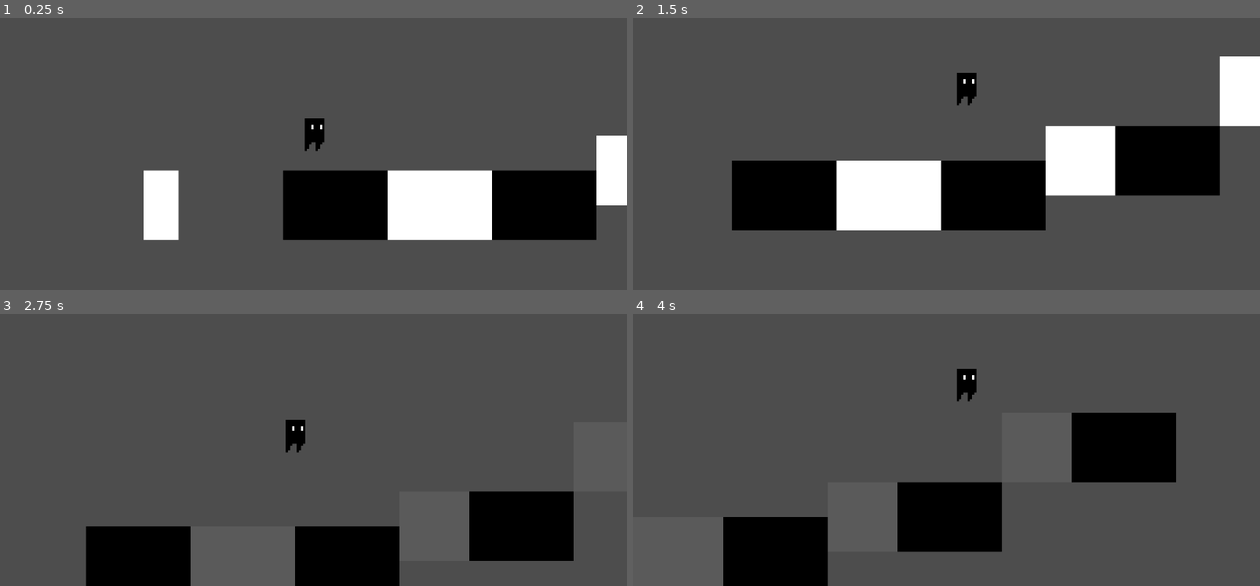
Above: before the commit, frames 1-4 (two rows, left to right).
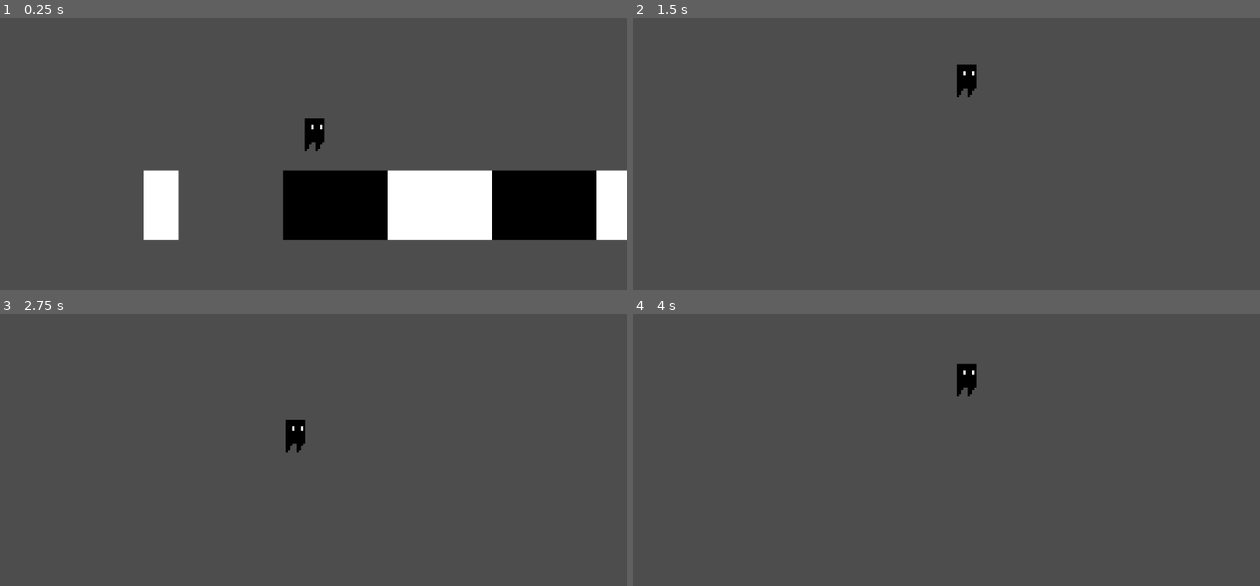
Above: after the commit, the same moments.

Repository: jminchew97/FirstGodotGame
Game: Godot game, scene res://scenes/game.tscn
Same seed, same stepped clock (60 frames per second), same inputs: the game is played once before the commit and once after it.
Inputs:
- Up to frame 1 (0.25 s): no input
- Up to frame 2 (1.5 s): tap Enter (ui_accept) at 0.5, 0.6, 0.77, 1.07, 1.35 s; hold Right (ui_right) from 0.53 s (still down)
- Up to frame 3 (2.75 s): tap Enter (ui_accept) at 1.52, 1.82, 2.1 s; release Right (ui_right) at 2.03 s; hold Left (ui_left) from 2.03 s (still down)
- Up to frame 4 (4 s): release Left (ui_left) at 2.78 s; hold Right (ui_right) from 2.78 s (still down); tap Enter (ui_accept) at 2.85, 3.02, 3.32, 3.6, 3.77 s

The runs differ from the first frame. In frame 1, 1.3% of the frame differs, in the area x 95-100%, y 43-82%; in frame 2, 22%, in the area x 15-100%, y 14-79%; in frame 3, 12%; in frame 4, 13%.

Commit message:
fixed flicker problem

Diff:
--- a/scenes/game.tscn
+++ b/scenes/game.tscn
@@ -2,19 +2,16 @@
 
 [ext_resource type="PackedScene" uid="uid://hrdjkx2nwhvu" path="res://scenes/Player.tscn" id="1_pwpvw"]
 [ext_resource type="Texture2D" uid="uid://gf7lfdut5a34" path="res://assets/sprites/level-enemies.png" id="2_y6r7a"]
-[ext_resource type="Script" path="res://scenes/killzone.gd" id="4_76wl3"]
-[ext_resource type="Script" path="res://scenes/tile_map.gd" id="4_hiwnu"]
+[ext_resource type="Script" path="res://scripts/killzone.gd" id="4_76wl3"]
+[ext_resource type="Script" path="res://scripts/tile_map.gd" id="4_hiwnu"]
 
 [sub_resource type="TileSetAtlasSource" id="TileSetAtlasSource_6uqxq"]
 texture = ExtResource("2_y6r7a")
 0:0/0 = 0
 0:0/0/physics_layer_0/polygon_0/points = PackedVector2Array(-8, -8, 8, -8, 8, 8, -8, 8)
 1:0/0 = 0
-1:0/0/physics_layer_0/polygon_0/points = PackedVector2Array(-8, -8, 8, -8, 8, 8, -8, 8)
 1:0/0/physics_layer_1/polygon_0/points = PackedVector2Array(-8, -8, 8, -8, 8, 8, -8, 8)
 2:0/0 = 0
-2:0/0/physics_layer_0/polygon_0/points = PackedVector2Array(-8, -8, 8, -8, 8, 8, -8, 8)
-2:0/0/physics_layer_1/polygon_0/points = PackedVector2Array(-8, -8, 8, -8, 8, 8, -8, 8)
 3:0/0 = 0
 3:0/0/physics_layer_1/polygon_0/points = PackedVector2Array(-8, -8, 8, -8, 8, 8, -8, 8)
 36:0/0 = 0
@@ -44,7 +41,7 @@
 layer_0/name = "Black"
 layer_0/tile_data = PackedInt32Array(65537, 0, 0, 65536, 0, 0, 131071, 0, 0, 196607, 0, 0, 131072, 0, 0, 131073, 0, 0,  …(272 unchanged characters)…
 layer_1/name = "White"
-layer_1/tile_data = PackedInt32Array(65540, 65536, 0, 65539, 65536, 0, 65538, 65536, 0, 131074, 65536, 0, 131075, 65536, 0, 131076, 65536, 0, 9, 65536, 0, 8, 65536, 0, 65544, 65536, 0, 65545, 65536, 0, -131058, 65536, 0, -131059, 65536, 0, -65523, 65536, 0, -65522, 65536, 0)
+layer_1/tile_data = PackedInt32Array(65538, 65536, 0, 131074, 65536, 0, 131075, 65536, 0, 131076, 65536, 0, 65540, 65536, 0, 65539, 65536, 0, 65544, 65536, 0, 131080, 65536, 0, 131081, 65536, 0, 65545, 65536, 0, -65523, 65536, 0, 13, 65536, 0, -131058, 65536, 0, -65522, 65536, 0, 14, 65536, 0)
 script = ExtResource("4_hiwnu")
 
 [node name="Timer" type="Timer" parent="TileMap"]
--- a/scripts/player.gd
+++ b/scripts/player.gd
@@ -2,7 +2,7 @@
 
 
 @export var SPEED = 100.0
-@export var JUMP_VELOCITY = -200.0
+@export var JUMP_VELOCITY = -100.0
 
 
 func _physics_process(delta: float) -> void:
@@ -11,7 +11,9 @@
 		velocity += get_gravity() * delta
 
 	# Handle jump.
-	if Input.is_action_just_pressed("ui_accept") and is_on_floor():
+	#if Input.is_action_just_pressed("ui_accept") and is_on_floor():
+		#velocity.y = JUMP_VELOCITY
+	if Input.is_action_just_pressed("ui_accept") :
 		velocity.y = JUMP_VELOCITY
 
 	# Get the input direction and handle the movement/deceleration.
--- a/scripts/switch_controller.gd
+++ /dev/null
@@ -1,59 +0,0 @@
-extends Node
-
-@onready var timer: Timer = $Timer
-
-@onready var tile_map: TileMap = $"../TileMap"
-
-enum Layer {Black, White}
-var current_layer = Layer.Black
-var previous_layer = Layer.White
-func _ready() -> void:
-	pass
-
-
-func _on_timer_timeout() -> void:
-	match current_layer:
-
-		Layer.Black:
-			print("On Layer Black!")
-
-			# make the previous White layer transparent
-			tile_map.set_layer_modulate(previous_layer, Color(255,255,255,0.075))
-			# make the current Black layer solid colored
-			tile_map.set_layer_modulate(current_layer, Color(0,0,0,1.0))
-
-			# turn OFF previous white layer physics if NOT OFF already
-			turn_off_previous_layer_physics()
-
-			# turn ON current layer physics if NOT ON already
-			turn_off_current_layer_physics()
-			# turn ON current BLACK layer physics
-
-			#set current layer to White for next iteration
-			current_layer = Layer.White
-			#set new previous layer to Black
-			previous_layer = Layer.Black
-
-		Layer.White:
-			print("On Layer White!")
-			tile_map.set_layer_modulate(previous_layer, Color(0,0,0,0.075))
-			tile_map.set_layer_modulate(current_layer, Color(255,255,255,1.0))
-
-			# turn OFF previous white layer physics if NOT OFF already
-			turn_off_previous_layer_physics()
-
-			# turn ON current layer physics if NOT ON already
-			turn_off_current_layer_physics()
-
-			#set current layer to Black for next iteration
-			current_layer = Layer.Black
-			#set new previous layer to White
-			previous_layer = Layer.White
-
-func turn_off_previous_layer_physics():
-	if tile_map.tile_set.get_physics_layer_collision_layer(previous_layer) == 1:
-				tile_map.tile_set.set_physics_layer_collision_layer(previous_layer, 0)
-
-func turn_off_current_layer_physics():
-	if tile_map.tile_set.get_physics_layer_collision_layer(current_layer) == 0:
-				tile_map.tile_set.set_physics_layer_collision_layer(current_layer, 1)
--- a/scenes/tile_map.gd
+++ b/scripts/tile_map.gd
@@ -7,12 +7,16 @@
 enum Layer {Black, White}
 var current_layer = Layer.Black
 var previous_layer = Layer.White
+var current_layer_modulate_color
 func _ready() -> void:
+	#turn off white later collision
+	tile_set.set_physics_layer_collision_layer(Layer.Black, 1)
+	tile_set.set_physics_layer_collision_layer(Layer.White, 1)
 	pass
 
+func _on_timer_timeout() -> void:
 
-func _on_timer_timeout() -> void:
-	print(tile_set.get_physics_layer_collision_layer(Layer.White))
+	#print(tile_set.get_physics_layer_collision_layer(Layer.White))
 	match current_layer:
 
 		Layer.Black:
@@ -21,7 +25,7 @@
 			# make the previous White layer transparent
 			set_layer_modulate(previous_layer, Color(255,255,255,0.075))
 			# make the current Black layer solid colored
-			set_layer_modulate(current_layer, Color(0,0,0,1.0))
+			set_layer_modulate(current_layer, Color(255,255,255,1.0))
 
 			# turn OFF previous white layer physics if NOT OFF already
 			#turn_off_previous_layer_physics()
@@ -42,7 +46,7 @@
 
 		Layer.White:
 			print("On Layer White!")
-			set_layer_modulate(previous_layer, Color(0,0,0,0.075))
+			set_layer_modulate(previous_layer, Color(255,255,255,0.075))
 			set_layer_modulate(current_layer, Color(255,255,255,1.0))
 
 			#turn_off_previous_layer_physics()
@@ -60,11 +64,11 @@
 			current_layer = Layer.Black
 			#set new previous layer to White
 			previous_layer = Layer.White
-
-#func turn_off_previous_layer_physics():
-	#if tile_set.get_physics_layer_collision_layer(previous_layer) == 1:
-				#tile_set.set_physics_layer_collision_layer(previous_layer, 0)
-				#
-#func turn_on_current_layer_physics():
-	#if tile_set.get_physics_layer_collision_layer(current_layer) == 0:
-				#tile_set.set_physics_layer_collision_layer(current_layer, 1)
+	#
+##func turn_off_previous_layer_physics():
+	##if tile_set.get_physics_layer_collision_layer(previous_layer) == 1:
+				##tile_set.set_physics_layer_collision_layer(previous_layer, 0)
+				##
+##func turn_on_current_layer_physics():
+	##if tile_set.get_physics_layer_collision_layer(current_layer) == 0:
+				##tile_set.set_physics_layer_collision_layer(current_layer, 1)
Renamed: scenes/killzone.gd -> scripts/killzone.gd
Not shown, removed: .gitignore
